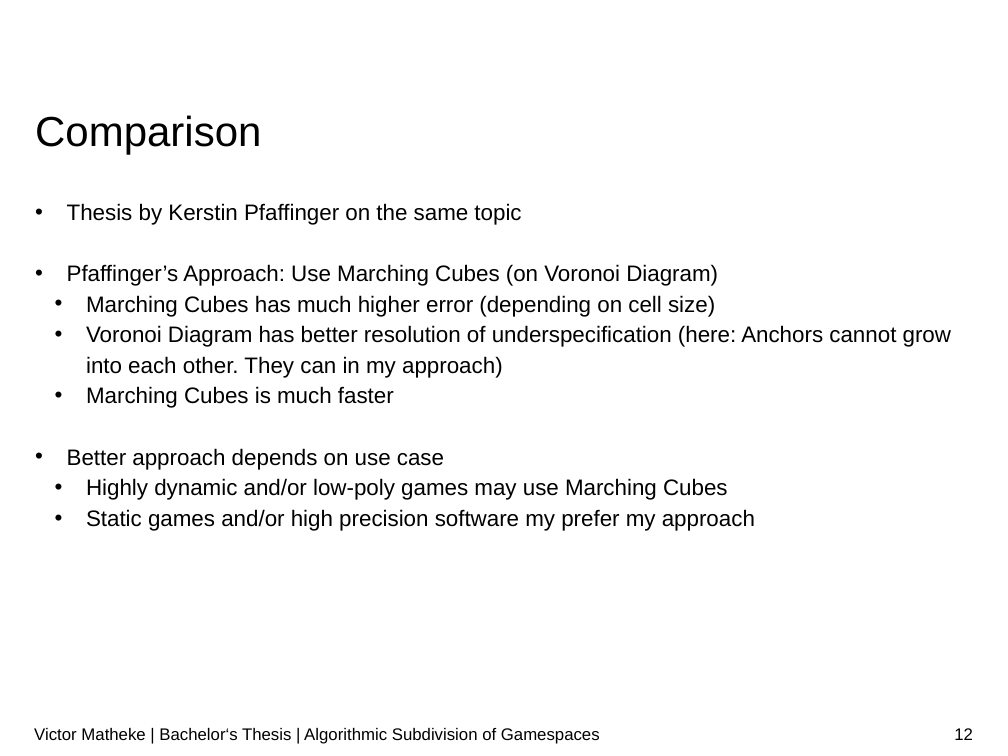
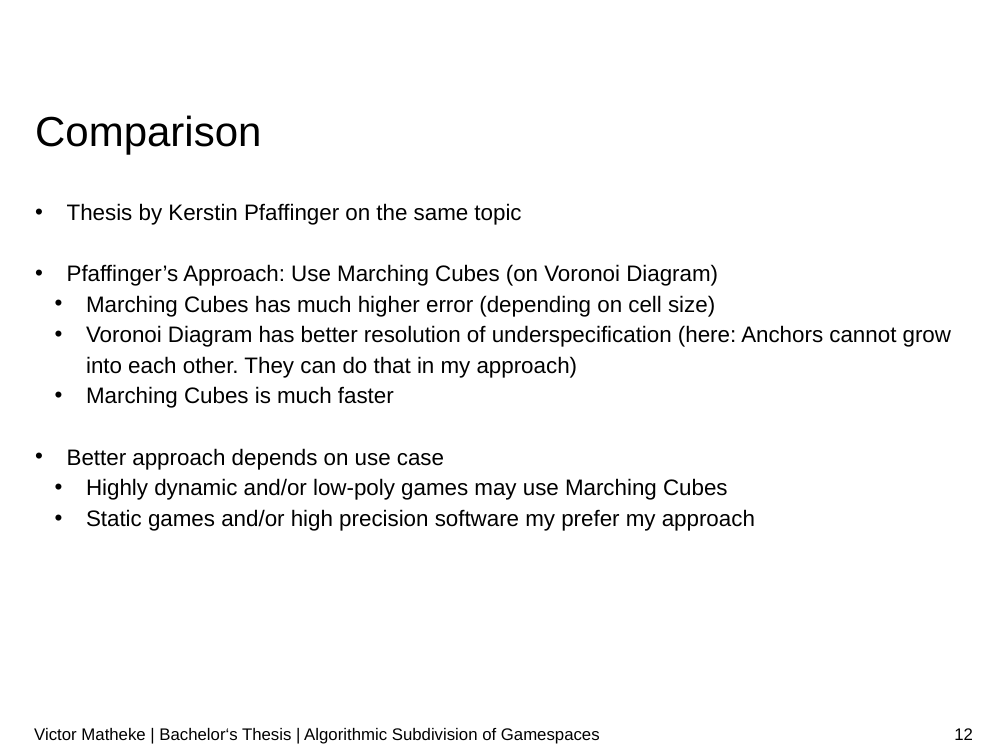
Before and after one commit to surrealtm/Thesis, a slide deck: slide 12 of Presentation/Presentation.pptx. Drawn at 1008x756 pixels with LibreOffice and Linux fonts; fonts in the diff are those of the drawing; background and template pictures are left out. Boxes give left, top, right and bottom in pixels: in the first picture for what was removed or moved away, otherwise in the second. Text is boxed around its words. In the diff, an @@ line names an element or a change of style, - is before the commit and + after.

```diff
--- a/Presentation/Presentation.pptx
+++ b/Presentation/Presentation.pptx
@@ text at [86, 325, 951, 378]: text changed @@
-  • Voronoi Diagram has better resolution of underspecification (here: Anchors cannot grow into each other. They can in my approach)
+  • Voronoi Diagram has better resolution of underspecification (here: Anchors cannot grow into each other. They can do that in my approach)
```
Also in this commit, not shown: 3 other slides changed, 1 other file.
